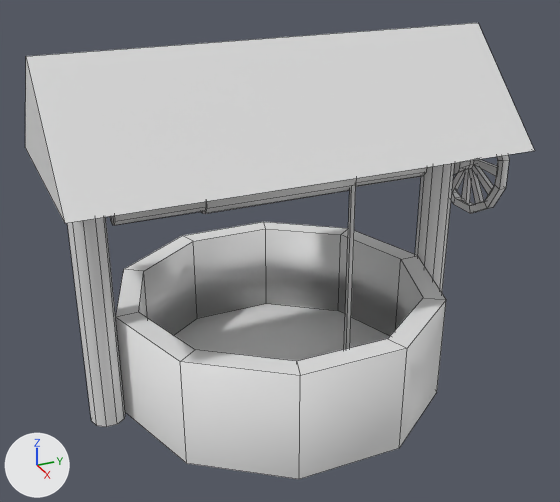
The FBX model Environment/Misc/SM_Well.fbx, before and after one commit.
Before and after are seen from a camera (50 mm lens) standing at (1.212, -0.542, 0.879) and looking at (0.007, 0.0, 0.277). The lights are fixed; the arrows at lower left show +X, +Y and +Z. Mesh edges are drawn as thin lines.

Names of what the first picture shows: 'SM_Well'.
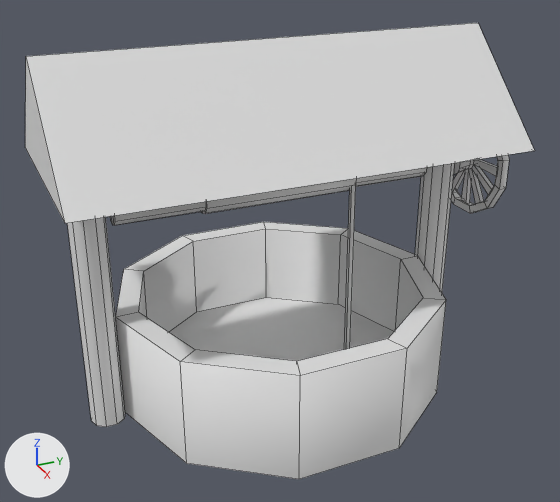
Where the newer file only moved an object's origin or applied its transform, the numbers keep the older frame.

What differs and where, as boxes (x1, y1, x2, y2) in the pictures (560 x 502 px; the box of a moved part takes in the faces that stretch with it):
part 1 of me_cube_010, moved or reshaped: (139, 185, 423, 361) in both

Diff of the bpy script that builds the scene:
```diff
--- a/Environment/Misc/SM_Well.fbx.py
+++ b/Environment/Misc/SM_Well.fbx.py
@@ me_cube_010 @@
 me_cube_010.from_pydata(...)  # 322 vertices, 295 faces; spans x -0.299..0.299, y -0.407..0.43, z -0.063..0.665
 # used by ob_sm_well; location = (0.0, 0.0, 0.0)
 # before: 146 (0.0, 0.273, 0.015), 148 (0.16, 0.221, 0.015), 150 (0.26, 0.084, 0.015), 152 (0.26, -0.084, 0.015), 154 (0.16, -0.221, 0.015)
 # before: 156 (0.0, -0.273, 0.015), 158 (-0.16, -0.221, 0.015), 160 (-0.26, -0.084, 0.015) at pixel (197, 318), 162 (-0.26, 0.084, 0.015) at pixel (266, 303), 164 (-0.16, 0.221, 0.015) at pixel (338, 310)
 # before: 314 (0.021, 0.146, -0.063), 315 (0.021, 0.138, -0.063), 318 (0.031, 0.146, -0.063), 319 (0.031, 0.138, -0.063)
+# me_cube_010 part 1
+for i in [146, 148, 150, 152, 154, 156, 158, 160, 162, 164]: me_cube_010.vertices[i].co += Vector((0.0, 0.0, 0.016))
+for i in [314, 315, 318, 319]: me_cube_010.vertices[i].co += Vector((0.0, 0.0, 0.064))
```
